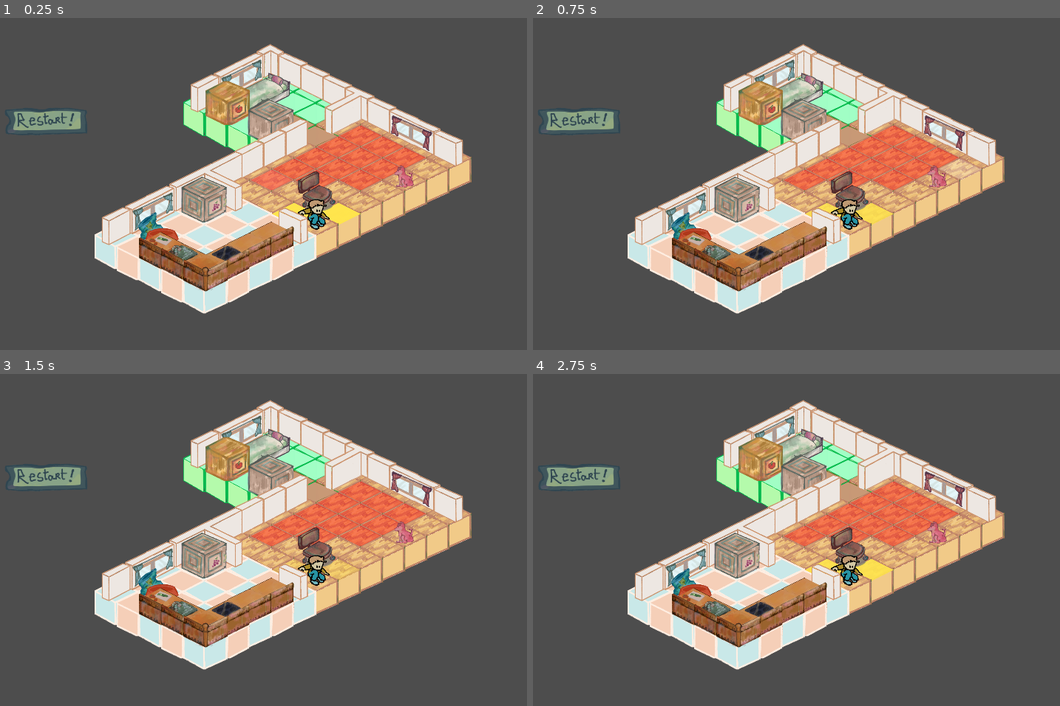
Above: before the commit, frames 1-4 (two rows, left to right).
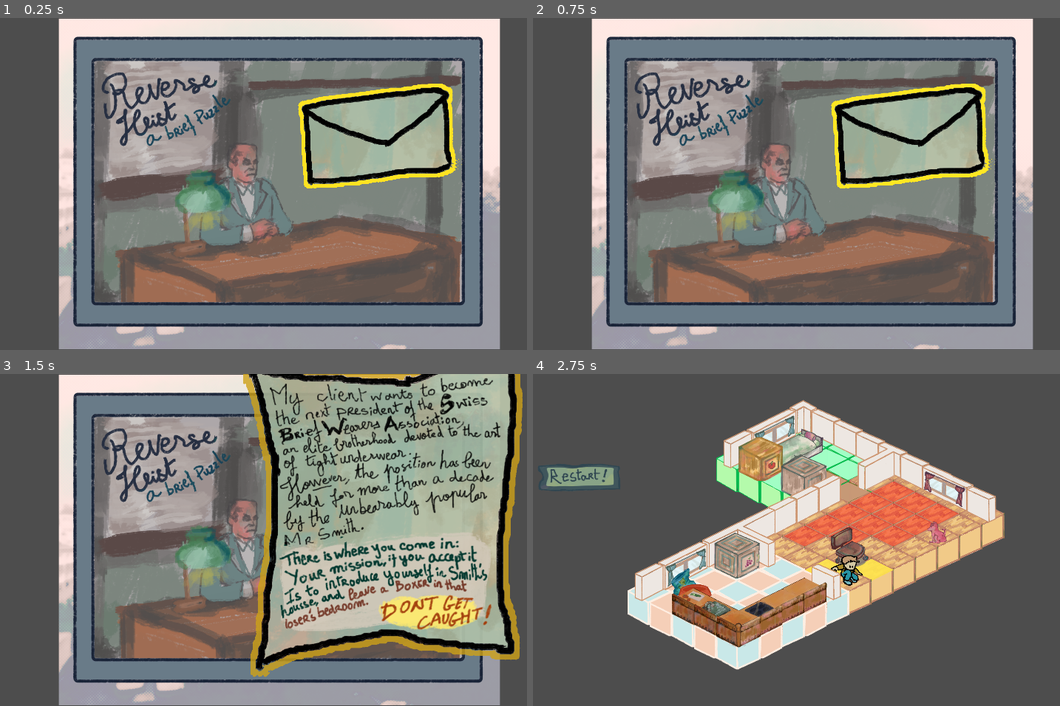
Above: after the commit, the same moments.

Repository: remimorvan/isometric-reverse-heist-simulator-2000
Game: Godot game, scene res://scenes/start_screen.tscn
Same seed, same stepped clock (60 frames per second), same inputs: the game is played once before the commit and once after it. Before the commit the project starts from res://scenes/MainLevel.tscn. The engine's default icon, where the game draws it, is replaced by a stand-in: a white triangle on a blue panel in a dark square.
Inputs (mouse positions are in pixels of both pictures, inside the frame that each line leads up to):
- Up to frame 1 (0.25 s): no input
- Up to frame 2 (0.75 s): tap Enter at 0.5 s; move the mouse to (944, 167) at 0.52 s; click (944, 167) at 0.67 s
- Up to frame 3 (1.5 s): move the mouse to (163, 556) at 1.27 s; click (163, 556) at 1.42 s
- Up to frame 4 (2.75 s): move the mouse to (870, 466) at 2.02 s; click (870, 466) at 2.17 s

The runs differ from the first frame. In frame 1, 76% of the frame differs, in the area x 0-95%, y 0-100%; in frame 2, 76%; in frame 3, 83%, in the area x 0-100%, y 0-100%; in frame 4, nothing differs.

Commit message:
tout kcé happyface

Diff:
--- a/project.godot
+++ b/project.godot
@@ -11,7 +11,7 @@
 [application]
 
 config/name="Isometric Reverse Heist Simulator 2000"
-run/main_scene="uid://cy5sbokend7fg"
+run/main_scene="uid://bxn5ufh0sejot"
 config/features=PackedStringArray("4.4", "Forward Plus")
 config/icon="res://icon.svg"
 
--- a/scenes/MainLevel.tscn
+++ b/scenes/MainLevel.tscn
@@ -117,8 +117,7 @@
 [node name="Sprite2D" type="Sprite2D" parent="."]
 visible = false
 z_index = -1
-position = Vector2(426, -147)
-scale = Vector2(3.5, 3.5)
+scale = Vector2(1000, 1000)
 texture = ExtResource("10_6ib6r")
 
 [connection signal="pressed" from="Mayson/Restart/Button" to="." method="_on_restart_button_pressed"]
Not shown: 1 places in scenes/MainLevel.tscn that only renumber resources
Not shown: 1 places in scenes/start_screen.tscn that only renumber resources
